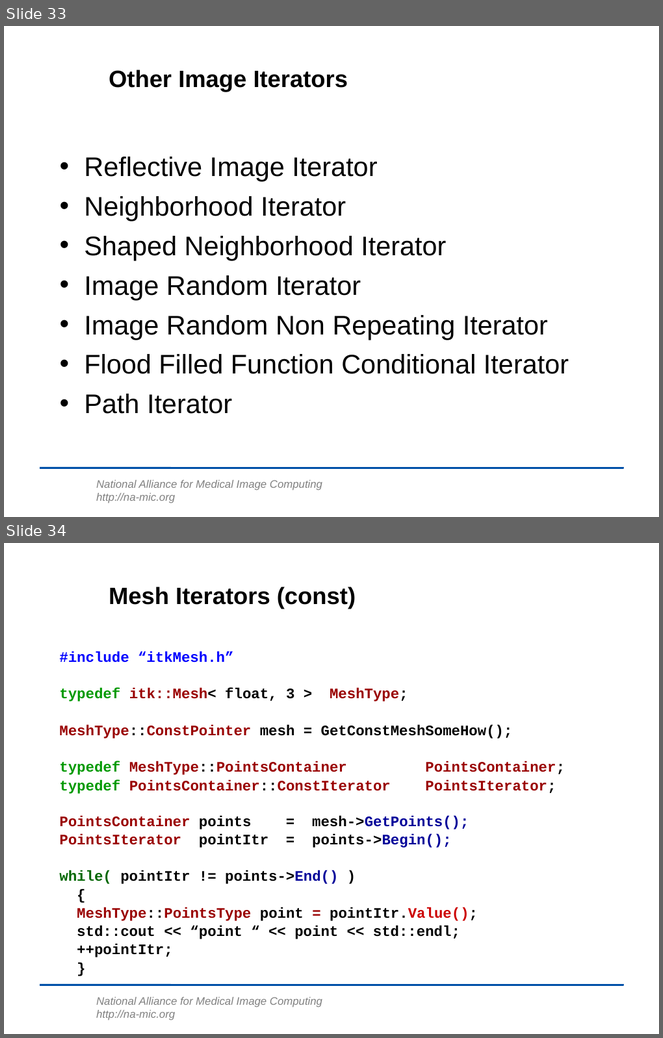
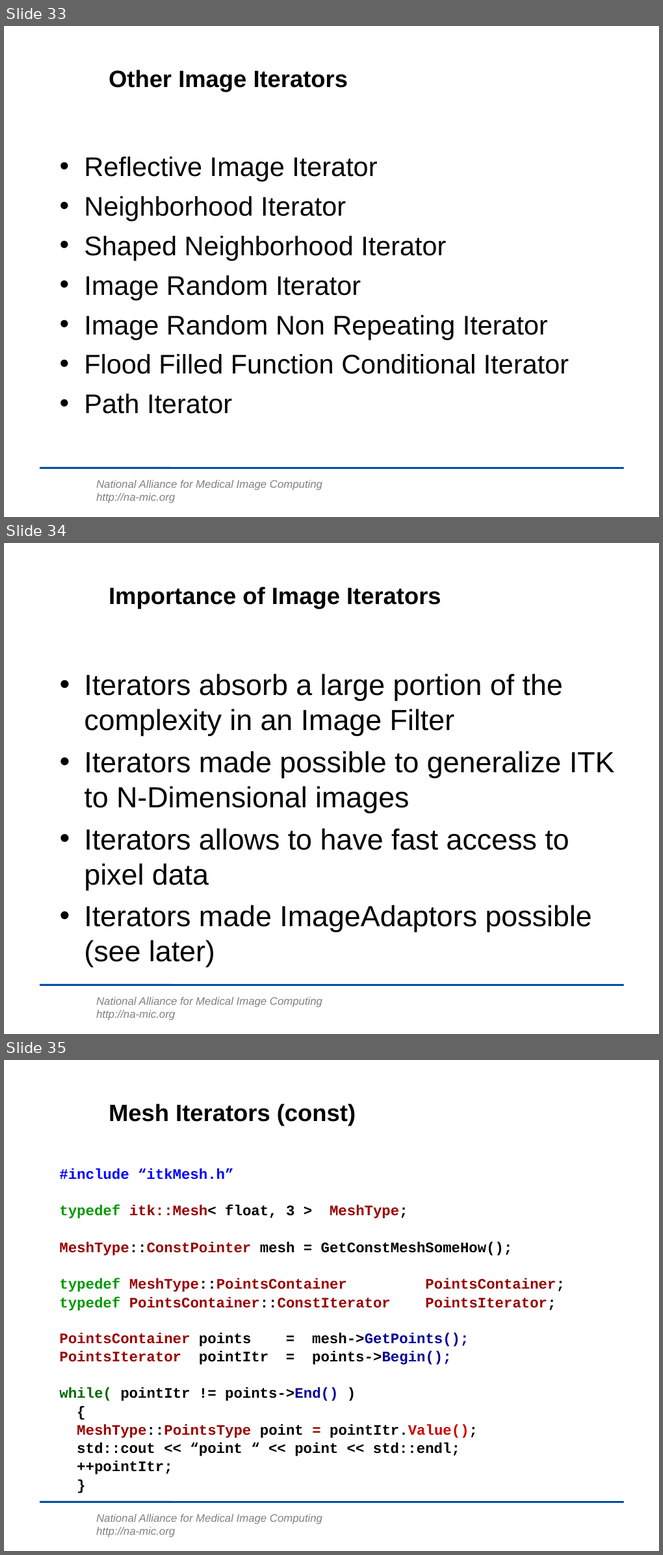
Before and after one commit to lheckemann/namic-sandbox, a slide deck: ITKAdvancedCourse/doc/presentations/Insight-DesignPatterns.ppt. Shown one above the other, each under a label of ours: slides 33 and 34 before the commit, slides 33, 34 and 35 after it. The pictures are 663x1038 and 663x1555 pixels, drawn with LibreOffice and Linux fonts; fonts in the diff are those of the drawing; background and template pictures are left out. Boxes give left, top, right and bottom in pixels: in the first picture for what was removed or moved away, otherwise in the second. Text is boxed around its words. In the diff, an @@ line names an element or a change of style, - is before the commit and + after.

```diff
--- a/ITKAdvancedCourse/doc/presentations/Insight-DesignPatterns.ppt
+++ b/ITKAdvancedCourse/doc/presentations/Insight-DesignPatterns.ppt
@@ slide 34 added at bbox=[4, 543, 659, 1034], background #FFFFFF; not listed: 2 template elements that a slide beside it also shows @@
@@ title added at bbox=[109, 587, 441, 609], 26 pt, text #000000, bold @@
+Importance of Image Iterators
@@ text added at bbox=[84, 674, 615, 967], 32 pt, text #000000 @@
+• Iterators absorb a large portion of the complexity in an Image Filter
+• Iterators made possible to generalize ITK to N-Dimensional images
+• Iterators allows to have fast access to pixel data
+• Iterators made ImageAdaptors possible (see later)
@@ what was slide 34 is now slide 35 @@
```
Also in this commit, not shown: 2 slides changed, 14 other slides added.
